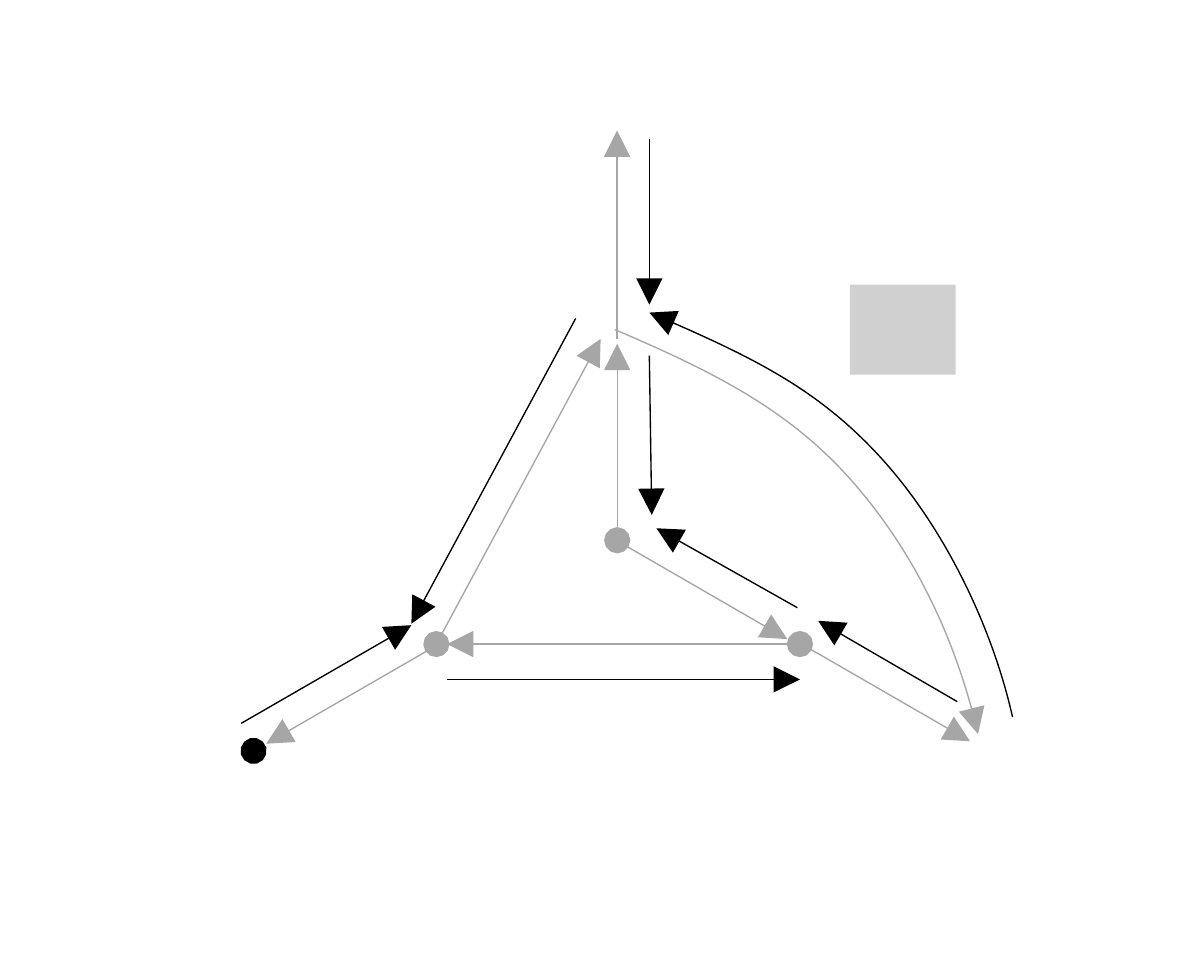
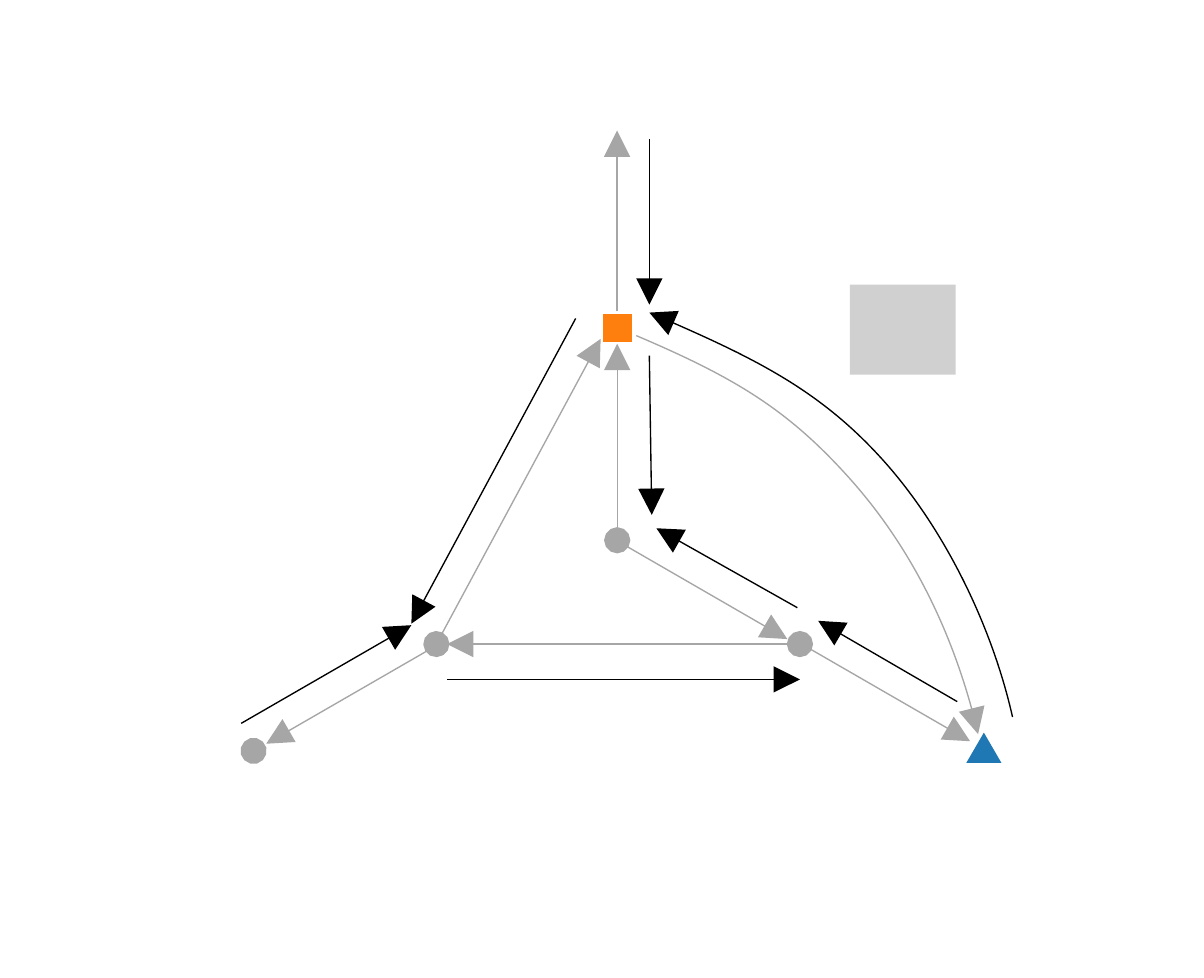
Before and after one commit to eleurent/monte-carlo-graph-search, a slide deck: slide 2 of img/graphs.pptx. Drawn at 1204x978 pixels with LibreOffice and Linux fonts; fonts in the diff are those of the drawing; grey boxes stand for pictures. Boxes give left, top, right and bottom in pixels: in the first picture for what was removed or moved away, otherwise in the second. Text is boxed around its words. In the diff, an @@ line names an element or a change of style, - is before the commit and + after.

```diff
--- a/img/graphs.pptx
+++ b/img/graphs.pptx
@@ arrow moved from (617, 338) - (617, 130) to (617, 312) - (617, 130) @@
@@ rectangle added at [604,315,631,342], fill #FF7F0E, outline #FF7F0E 1 pt @@
@@ arrow removed from (617, 329) to (617, 329) @@
@@ freeform shape: place and size @@
-freeform shape at [615,331,978,736]
+freeform shape at [636,336,978,736]
@@ triangle added at [969,736,1000,763], fill #1F77B4, outline #1F77B4 1 pt @@
@@ double arrow (254, 751) - (254, 757): stroke #000000 0.5 pt to #A6A6A6 0.5 pt @@
@@ double arrow removed from (982, 751) to (982, 751) @@
```
Also in this commit, not shown: 1 other slide changed, 11 other files.
